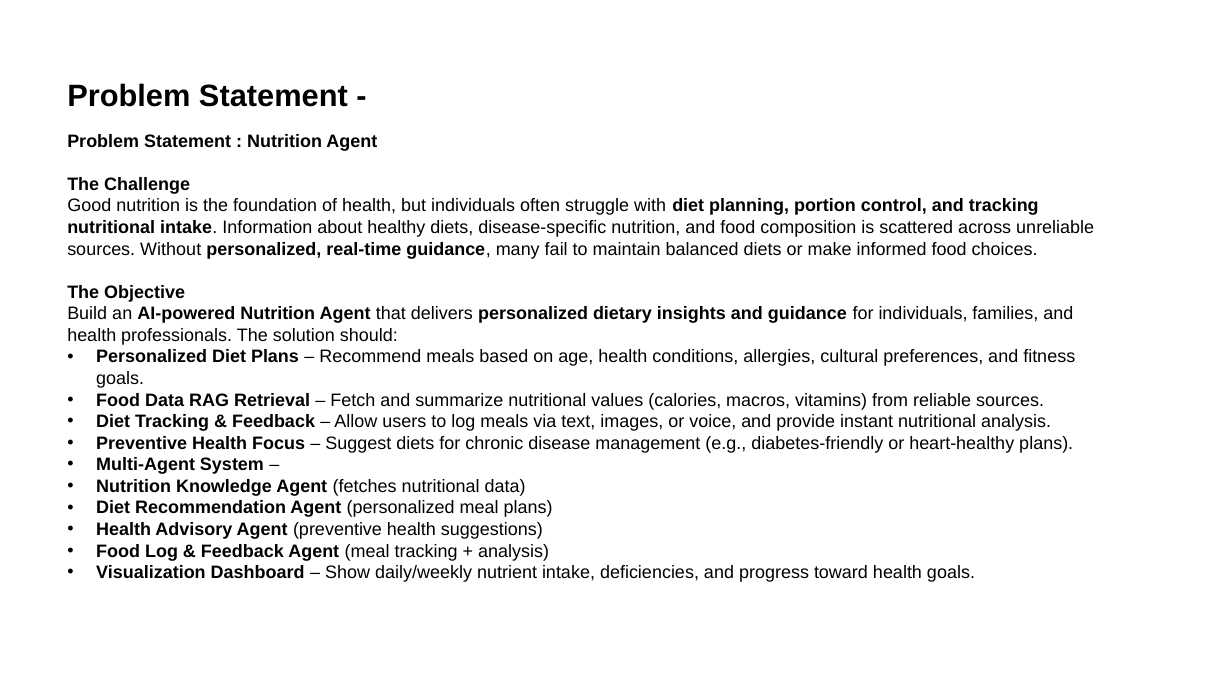
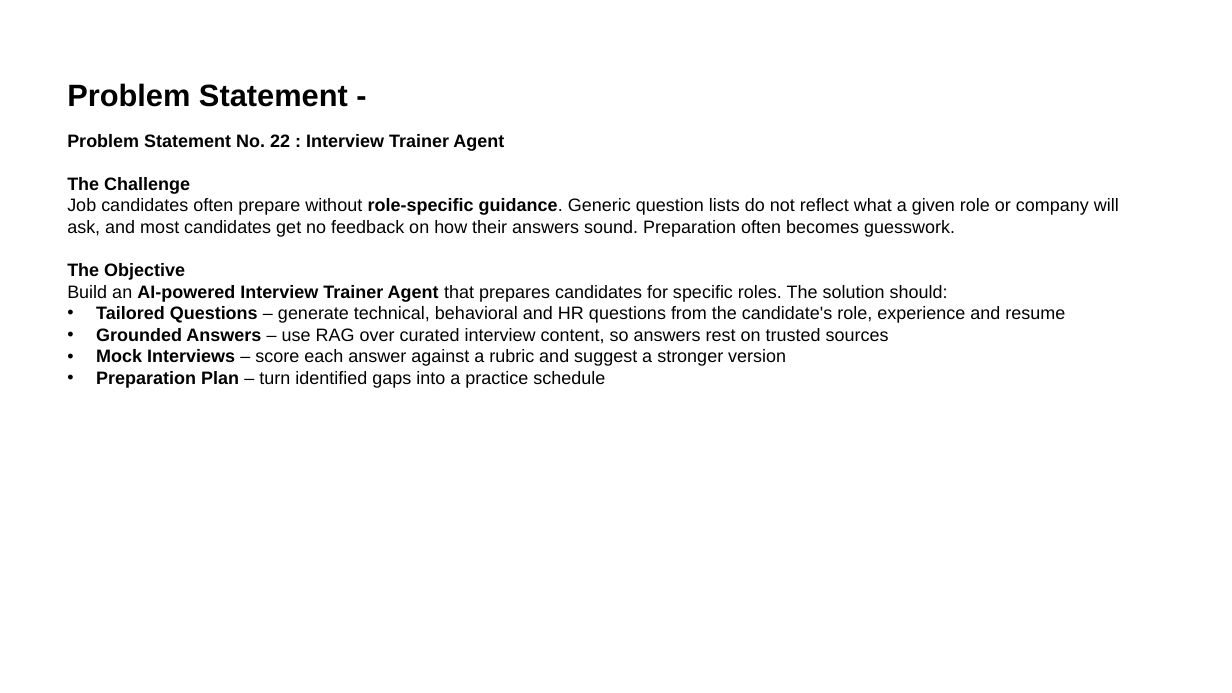
Before and after one commit to udhaya-0811/Interview-Trainer-Agent-Project, a slide deck: slide 3 of Interview_Trainer_Agent_Submission.pptx. Drawn at 1232x693 pixels with LibreOffice and Linux fonts; fonts in the diff are those of the drawing. Boxes give left, top, right and bottom in pixels: in the first picture for what was removed or moved away, otherwise in the second. Text is boxed around its words. In the diff, an @@ line names an element or a change of style, - is before the commit and + after.

Commit message:
Add PPTX presentation, problem statement PDF, and token usage tracking
- Interview_Trainer_Agent_Submission.pptx: fully filled 16-slide presentation
- Problem_Statement_22_Interview_Trainer_Agent.pdf: problem statement
- granite_client.py: added token usage tracking (input/output/total per session)

```diff
--- a/Interview_Trainer_Agent_Submission.pptx
+++ b/Interview_Trainer_Agent_Submission.pptx
@@ text at (67, 134, 504, 151): text changed @@
-Problem Statement : Nutrition Agent
+Problem Statement No. 22 : Interview Trainer Agent
@@ text at (67, 198, 1119, 237): text changed @@
-Good nutrition is the foundation of health, but individuals often struggle with diet planning, portion control, and tracking nutritional intake. Information about healthy diets, disease-specific nutrition, and food composition is scattered across unreliable sources. Without personalized, real-time guidance, many fail to maintain balanced diets or make informed food choices.
+Job candidates often prepare without role-specific guidance. Generic question lists do not reflect what a given role or company will ask, and most candidates get no feedback on how their answers sound. Preparation often becomes guesswork.
@@ text at (67, 285, 1065, 388): text changed @@
-Build an AI-powered Nutrition Agent that delivers personalized dietary insights and guidance for individuals, families, and health professionals. The solution should:
-• Personalized Diet Plans – Recommend meals based on age, health conditions, allergies, cultural preferences, and fitness goals.
-• Food Data RAG Retrieval – Fetch and summarize nutritional values (calories, macros, vitamins) from reliable sources.
-• Diet Tracking & Feedback – Allow users to log meals via text, images, or voice, and provide instant nutritional analysis.
-• Preventive Health Focus – Suggest diets for chronic disease management (e.g., diabetes-friendly or heart-healthy plans).
-• Multi-Agent System –
-• Nutrition Knowledge Agent (fetches nutritional data)
-• Diet Recommendation Agent (personalized meal plans)
-• Health Advisory Agent (preventive health suggestions)
-• Food Log & Feedback Agent (meal tracking + analysis)
-• Visualization Dashboard – Show daily/weekly nutrient intake, deficiencies, and progress toward health goals.
+Build an AI-powered Interview Trainer Agent that prepares candidates for specific roles. The solution should:
+• Tailored Questions – generate technical, behavioral and HR questions from the candidate's role, experience and resume
+• Grounded Answers – use RAG over curated interview content, so answers rest on trusted sources
+• Mock Interviews – score each answer against a rubric and suggest a stronger version
+• Preparation Plan – turn identified gaps into a practice schedule
```
Also in this commit, not shown: 11 other slides changed, 2 slides added, 3 slides removed, 2 other files.
